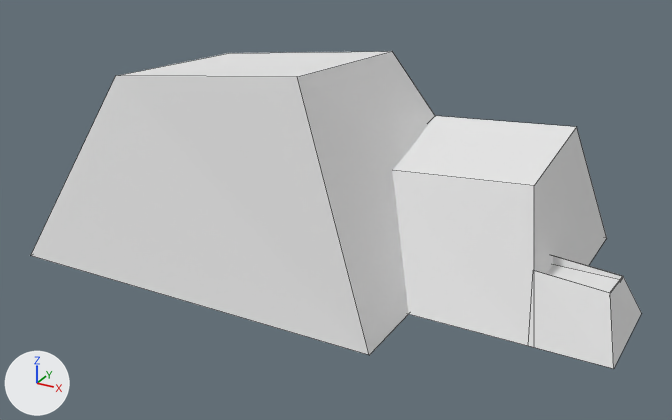
Renders of the Blender file Blender/galleryStructure.blend from each side of a commit.
The view is the same before and after, from a 50 mm camera at (41.3, -151.8, 84.2) aimed at (-38.7, -6.4, 11.5). The axes (+X, +Y, +Z) are drawn at lower left. The lights are the same throughout. Mesh edges are drawn as thin lines.
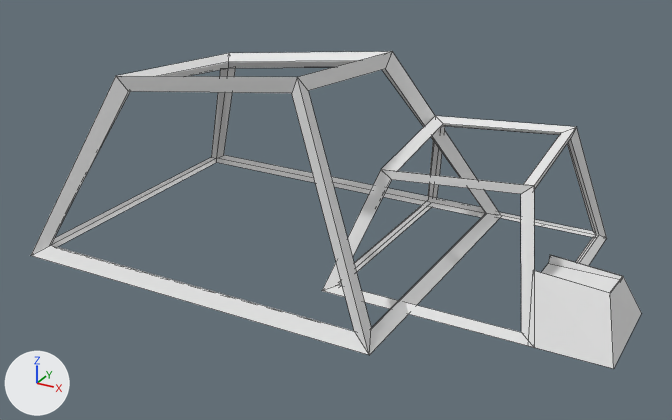
Patch to the scene script:
```diff
--- a/Blender/galleryStructure.blend.py
+++ b/Blender/galleryStructure.blend.py
@@ ob_cube @@
 ob_cube.scale = (18.1, 12.5, 12.5)
+_m = ob_cube.modifiers.new('Wireframe', 'WIREFRAME')
+_m.thickness = 0.179
+_m.offset = -1.0
@@ ob_cube_002 @@
 ob_cube_002.scale = (28.4, 19.7, 19.7)
+_m = ob_cube_002.modifiers.new('Wireframe', 'WIREFRAME')
+_m.thickness = 0.179
+_m.offset = -1.0
+_m.crease_weight = 0.957
```

What differs and where, as boxes [x1, y1, x2, y2] in the pictures (672 x 420 px):
'Cube.002', modifiers changed: before [31, 51, 435, 355]; after [31, 51, 499, 355]
'Cube', modifiers changed: before [392, 116, 607, 346]; after [322, 116, 607, 346]
